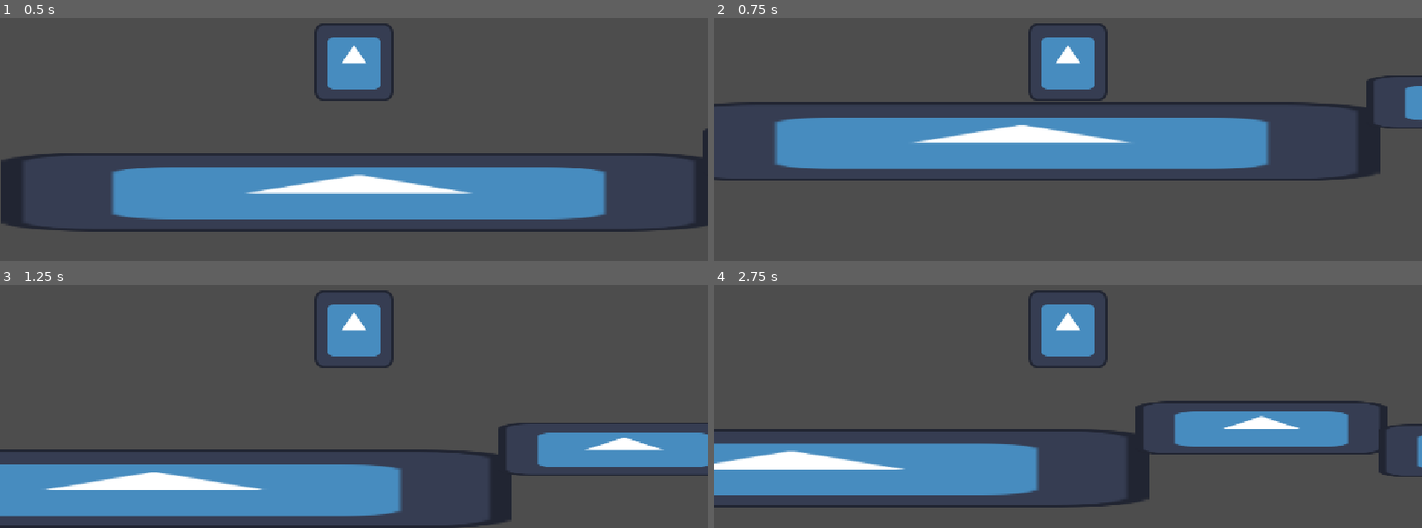
Above: before the commit, frames 1-4 (two rows, left to right).
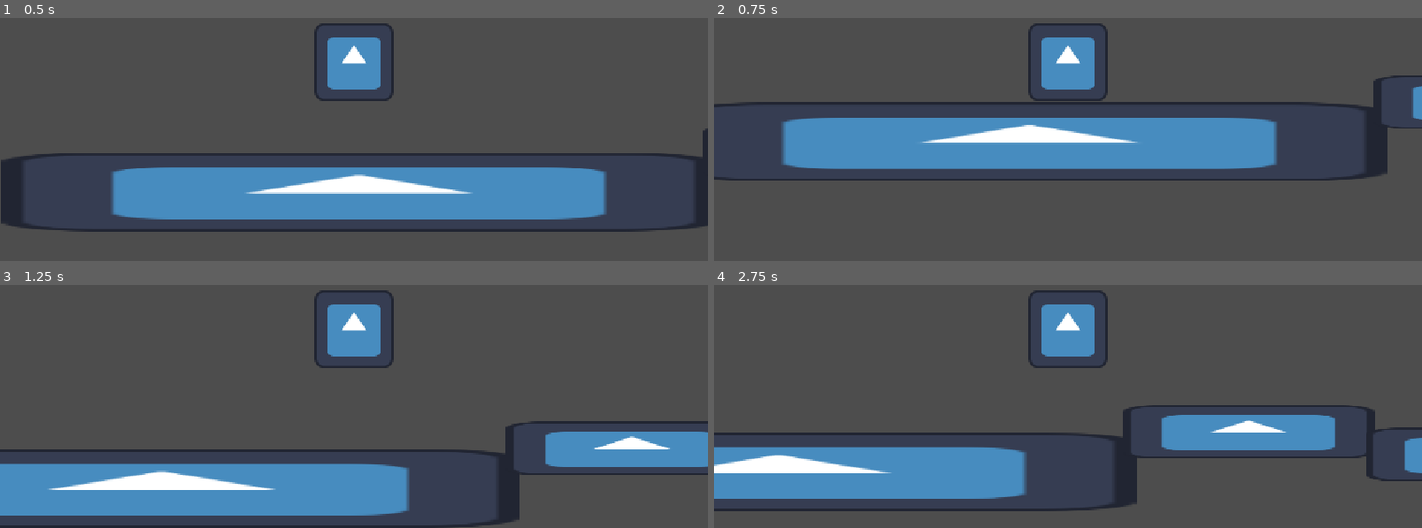
Above: after the commit, the same moments.

Repository: lucassillitoe/Steel_Jam_4_repo
Game: Godot game, scene res://Scenes/world.tscn
The game is run twice, just before and just after one commit, with the same random seed, the same clock (stepped at 60 frames per second) and the same inputs. The engine's default icon, where the game draws it, is replaced by a stand-in: a white triangle on a blue panel in a dark square.
Inputs:
- Up to frame 1 (0.5 s): no input
- Up to frame 2 (0.75 s): hold D (Right) from 0.53 s (still down); tap W (Jump) at 0.6 s
- Up to frame 3 (1.25 s): keep holding D (Right); tap W (Jump) at 0.77, 1.07 s
- Up to frame 4 (2.75 s): tap W (Jump) at 1.35, 1.52, 1.82, 2.1 s; release D (Right) at 2.03 s; hold A (Left) from 2.03 s (still down)

Frame 1 is identical in both runs. In frame 2, 1.9% of the frame differs, in the area x 0-100%, y 23-67%; in frame 3, 2.7%; in frame 4, 10%, in the area x 0-100%, y 47-94%.

Commit message:
Separated movement into a script for movement and a script for input

Diff:
--- a/steel-jam-4/Scenes/Player.tscn
+++ b/steel-jam-4/Scenes/Player.tscn
@@ -1,6 +1,6 @@
 [gd_scene format=3 uid="uid://8n0qk2i80rta"]
 
-[ext_resource type="Script" uid="uid://dw7wlgpjlxj1w" path="res://Scripts/Player.gd" id="1_kpjcp"]
+[ext_resource type="Script" uid="uid://uuhsu0xhuyso" path="res://Scripts/PlayerMovement.gd" id="1_kpjcp"]
 [ext_resource type="Texture2D" uid="uid://bstjl6eg77tw5" path="res://Assets/Icons/icon.svg" id="2_kne1u"]
 
 [sub_resource type="SpriteFrames" id="SpriteFrames_e80uo"]
--- a/steel-jam-4/Scenes/world.tscn
+++ b/steel-jam-4/Scenes/world.tscn
@@ -4,6 +4,7 @@
 [ext_resource type="Texture2D" uid="uid://bstjl6eg77tw5" path="res://Assets/Icons/icon.svg" id="1_go701"]
 [ext_resource type="PackedScene" uid="uid://8n0qk2i80rta" path="res://Scenes/Player.tscn" id="2_5a7ea"]
 [ext_resource type="PackedScene" uid="uid://0hfb7pye7juf" path="res://Scenes/level_1.tscn" id="2_fo5ed"]
+[ext_resource type="Script" uid="uid://ckq88tnckmoqw" path="res://Scripts/PlayerInputBasic.gd" id="3_5a7ea"]
 [ext_resource type="PackedScene" uid="uid://b5txh8gsi65ks" path="res://Scenes/level_2.tscn" id="3_5ukr8"]
 
 [sub_resource type="RectangleShape2D" id="RectangleShape2D_t07qy"]
@@ -26,3 +27,6 @@
 shape = SubResource("RectangleShape2D_t07qy")
 
 [node name="Player" parent="." unique_id=1786778758 instance=ExtResource("2_5a7ea")]
+
+[node name="Player input" type="Node" parent="." unique_id=1558028905]
+script = ExtResource("3_5a7ea")
--- a/steel-jam-4/Scripts/Player.gd
+++ /dev/null
@@ -1,31 +0,0 @@
-extends CharacterBody2D
-
-
-const SPEED = 500.0
-const ACCLERATION = 100.0
-const GROUND_DECLERATION = 30.0
-const AIR_DECLERATION = 5.0
-const JUMP_VELOCITY = 500.0
-
-
-func _physics_process(delta: float) -> void:
-	# Add the gravity.
-	if not is_on_floor():
-		velocity += get_gravity() * delta
-
-	# Handle jump.
-	if Input.is_action_just_pressed("Jump") and is_on_floor():
-		velocity.y = -JUMP_VELOCITY
-
-	# Get the input direction and handle the movement/deceleration.
-	# As good practice, you should replace UI actions with custom gameplay actions.
-	var direction := Input.get_axis("Left", "Right")
-	if direction:
-		var nextSpeed := direction * SPEED
-		velocity.x = move_toward(velocity.x, nextSpeed, ACCLERATION)
-	elif is_on_floor():
-		velocity.x = move_toward(velocity.x, 0, GROUND_DECLERATION)
-	else:
-		velocity.x = move_toward(velocity.x, 0, AIR_DECLERATION)
-
-	move_and_slide()
--- /dev/null
+++ b/steel-jam-4/Scripts/PlayerInputBasic.gd
@@ -0,0 +1,17 @@
+extends Node
+
+@onready var player =  $"../Player"
+
+# Called when the node enters the scene tree for the first time.
+func _ready() -> void:
+	pass
+
+
+# Called every frame. 'delta' is the elapsed time since the previous frame.
+func _process(delta: float) -> void:
+	var direction := Input.get_axis("Left", "Right")
+
+	player.MoveHorizontal(direction, delta)
+
+	if Input.is_action_just_pressed("Jump"):
+		player.Jump()
--- /dev/null
+++ b/steel-jam-4/Scripts/PlayerMovement.gd
@@ -0,0 +1,36 @@
+extends CharacterBody2D
+
+
+const SPEED = 500.0
+const ACCLERATION = 5000.0
+const GROUND_DECLERATION = 3000.0
+const AIR_DECLERATION = 500.0
+const JUMP_VELOCITY = 500.0
+
+
+func MoveHorizontal(inputAxis: float, delta: float) -> void:
+	##Takes in inputAxis: a float between -1 and 1 and delta: the physics tick
+	##and updates velocity for horizontal movement
+
+	if inputAxis:
+		var targetSpeed := inputAxis * SPEED
+		velocity.x = move_toward(velocity.x, targetSpeed, ACCLERATION * delta)
+	elif is_on_floor():
+		velocity.x = move_toward(velocity.x, 0, GROUND_DECLERATION * delta)
+	else:
+		velocity.x = move_toward(velocity.x, 0, AIR_DECLERATION * delta)
+
+
+func Jump() -> void:
+	##Updates velocity for horizontal movement
+	if is_on_floor():
+		velocity.y = -JUMP_VELOCITY
+
+
+func _physics_process(delta: float) -> void:
+	# Add the gravity for the player.
+	if not is_on_floor():
+		velocity += get_gravity() * delta
+
+
+	move_and_slide()
Not shown, removed: steel-jam-4/Scripts/Player.gd.uid
Not shown, added: steel-jam-4/Scripts/PlayerInputBasic.gd.uid
Not shown, added: steel-jam-4/Scripts/PlayerMovement.gd.uid
